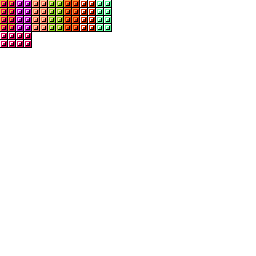
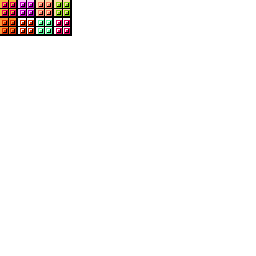
The second 256×256 image is a revision of the first. Changes to its layers:
renamed "Layer 3" to "Blocks", painted on it over (0, 0, 71, 35)
renamed "Layer 4" to "Extension", painted on it over (0, 0, 72, 36)
removed layer "Layer 5" over (32, 0, 48, 32)
removed layer "Layer 6" over (48, 0, 64, 32)
removed layer "Layer 7" over (64, 0, 80, 32)
removed layer "Layer 8" over (80, 0, 96, 32)
removed layer "Layer 9" over (96, 0, 112, 32)
removed layer "Layer 10" over (0, 32, 32, 48)
